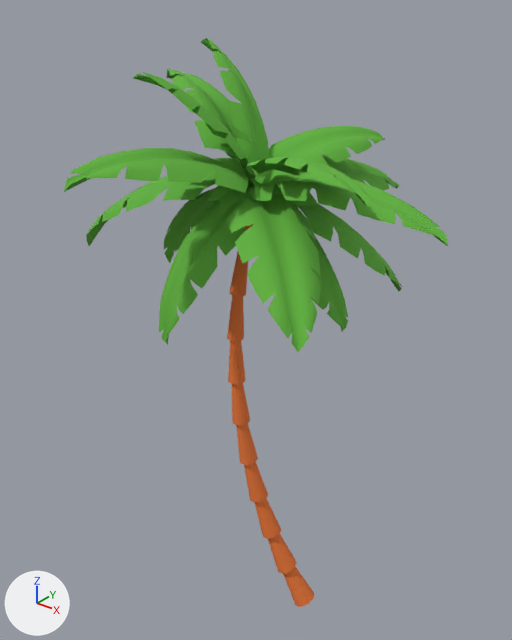
One commit to the FBX model Assets/IslandScene/Palm Tree/Fbx_PalmTree.FBX: the scene before it, then after it.
Rendered twice from a 50 mm lens placed at (4.23, -6.41, 8.16), pointed at (-0.87, -0.03, 4.21). The axes (+X, +Y, +Z) are drawn at lower left. The lights are the same throughout. Where no turn or scale is listed for an object, it has been applied to the vertices. Vertices at the same position are counted once.

Script lines for the objects in view, before the commit:
```python
me_mesh = bpy.data.meshes.new('Mesh')
me_mesh.from_pydata(...)  # 2601 vertices, 3904 faces; spans x -2.73..1.56, y -2.45..1.92, z -0.17..7.52
# faces by material slot: [736, 3168]
me_mesh.materials.append(mat_material_palmtree)  # orange #ea7735
me_mesh.materials.append(mat_material_palmleaf)  # green #60b23b
ob_palmtree004 = bpy.data.objects.new('PalmTree004', me_mesh)
ob_palmtree004.location = (0.0, 0.0, 0.0)
```
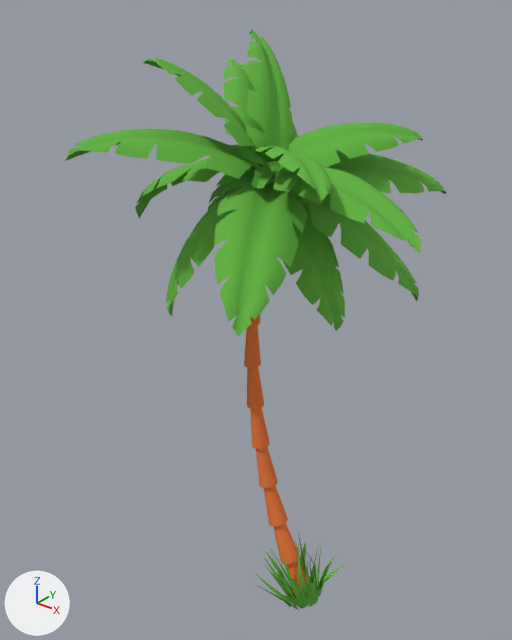
Changed parts and their boxes (x1, y1, x2, y2) in the pictures (512 x 640 px; the box of a moved part takes in the faces that stretch with it):
'PalmTree004', reshaped: before (64, 38, 448, 607); after (65, 30, 446, 610)
part 1 of me_mesh, moved or reshaped: before (227, 225, 314, 607); after (244, 314, 308, 598)
part 2 of me_mesh, moved or reshaped: before (220, 187, 321, 352); after (214, 172, 309, 337)
part 3 of me_mesh, moved or reshaped: before (247, 173, 448, 246); after (252, 167, 421, 253)
part 4 of me_mesh, moved or reshaped: before (279, 198, 402, 292); after (271, 182, 419, 301)
part 5 of me_mesh, moved or reshaped: before (259, 154, 399, 206); after (273, 149, 446, 198)
part 6 of me_mesh, moved or reshaped: before (166, 69, 258, 188); after (223, 59, 298, 173)
part 7 of me_mesh, moved or reshaped: before (86, 172, 249, 246); after (135, 158, 255, 218)
part 8 of me_mesh, moved or reshaped: before (64, 148, 261, 198); after (65, 128, 275, 186)
part 9 of me_mesh, moved or reshaped: before (252, 126, 385, 184); after (270, 122, 423, 173)
part 10 of me_mesh, moved or reshaped: before (133, 72, 256, 179); after (143, 58, 263, 167)
part 11 of me_mesh, moved or reshaped: before (201, 38, 270, 176); after (245, 30, 293, 166)
part 12 of me_mesh, moved or reshaped: before (247, 157, 370, 207); after (246, 146, 331, 201)
part 13 of me_mesh, moved or reshaped: before (253, 224, 348, 331); after (282, 202, 345, 331)
part 14 of me_mesh, moved or reshaped: before (159, 199, 246, 345); after (166, 186, 244, 316)
part 15 of me_mesh, rebuilt (not visible before): after (208, 184, 336, 268)
part 16 of me_mesh, deleted (green): before (164, 188, 216, 263)
part 17 of me_mesh, added (green): after (253, 532, 345, 610)

The change, as a diff of the scene's bpy script:
```diff
--- a/Assets/IslandScene/Palm Tree/Fbx_PalmTree.FBX.py
+++ b/Assets/IslandScene/Palm Tree/Fbx_PalmTree.FBX.py
@@ me_mesh @@
-me_mesh.from_pydata(...)  # 2601 vertices, 3904 faces; spans x -2.73..1.56, y -2.45..1.92, z -0.17..7.52
+me_mesh.from_pydata(...)  # 2772 vertices, 4004 faces; spans x -2.88..1.51, y -1.87..2.09, z -0.19..7.59
+# me_mesh part 1: the loose piece of 378 vertices spanning x -1.05..0.16, y -0.46..0.16, z -0.17..5.94 is multiplied about its middle by the matrix ((0.937, 0.349, 0.01), (-0.349, 0.937, 0.0), (-0.009, -0.003, 1.0)), then moved by (0.01, 0.16, 0.07)
+# me_mesh part 2: the loose piece of 139 vertices spanning x -0.77..0.92, y -1.64..-0.07, z 4.98..6.07 is turned -20.4 degrees about the z axis through its middle, then moved by (-0.25, 0.03, 0.07)
+# me_mesh part 3: the loose piece of 139 vertices spanning x -0.71..1.56, y -0.71..0.29, z 5.74..6.23 is turned -20.4 degrees about the z axis through its middle, then moved by (-0.04, -0.13, 0.07)
+# me_mesh part 4: the loose piece of 277 vertices spanning x -2.08..0.64, y -0.41..1.5, z 4.63..6.14 is turned -20.4 degrees about the z axis through its middle, then moved by (0.29, 0.22, 0.07)
+# me_mesh part 5: the loose piece of 139 vertices spanning x -1.0..0.13, y -0.3..1.92, z 5.64..6.23 is turned -20.4 degrees about the z axis through its middle, then moved by (0.37, 0.1, 0.07)
+# me_mesh part 6: the loose piece of 139 vertices spanning x -2.66..-0.63, y -0.62..0.54, z 5.95..7.11 is turned -20.4 degrees about the z axis through its middle, then moved by (0.15, 0.58, 0.08)
+# me_mesh part 7: the loose piece of 139 vertices spanning x -2.73..-0.66, y -1.21..0.06, z 5.08..6.11 is turned -20.4 degrees about the z axis through its middle, then moved by (-0.04, 0.63, 0.08)
+# me_mesh part 8: the loose piece of 139 vertices spanning x -1.37..-0.3, y -2.45..-0.21, z 5.95..6.61 is turned -20.4 degrees about the z axis through its middle, then moved by (-0.36, 0.37, 0.08)
+# me_mesh part 9: the loose piece of 139 vertices spanning x -0.91..0.07, y -0.3..1.42, z 6.07..6.56 is turned -20.4 degrees about the z axis through its middle, then moved by (0.28, 0.11, 0.08)
+# me_mesh part 10: the loose piece of 139 vertices spanning x -1.23..-0.46, y -1.52..-0.29, z 6.13..7.31 is turned -20.4 degrees about the z axis through its middle, then moved by (-0.21, 0.35, 0.07)
+# me_mesh part 11: the loose piece of 139 vertices spanning x -1.85..-0.55, y -0.58..0.31, z 6.15..7.52 is turned -20.4 degrees about the z axis through its middle, then moved by (0.08, 0.43, 0.07)
+# me_mesh part 12: the loose piece of 139 vertices spanning x -0.54..1.07, y -0.89..-0.14, z 6.2..6.54 is turned -20.4 degrees about the z axis through its middle, then moved by (-0.14, -0.06, 0.08)
+# me_mesh part 13: the loose piece of 139 vertices spanning x -0.7..0.47, y -0.63..0.22, z 4.45..5.96 is turned -20.4 degrees about the z axis through its middle, then moved by (-0.01, 0.05, 0.07)
+# me_mesh part 14: the loose piece of 139 vertices spanning x -1.31..-0.39, y -1.49..-0.25, z 4.36..5.99 is turned -20.4 degrees about the z axis through its middle, then moved by (-0.2, 0.35, 0.08)
+# me_mesh part 15: the loose piece of 139 vertices spanning x -1.08..-0.31, y -0.25..0.82, z 4.3..6.0 is rebuilt with 277 vertices and now spans x -2.17..-0.18, y -0.2..1.06, z 4.38..6.11
+# me_mesh part 16: the loose piece of 139 vertices spanning x -2.3..-0.7, y -0.61..0.22, z 4.66..6.03 is deleted
+# me_mesh part 17: 172 vertices added at x -0.73..0.5, y -0.63..0.7, z -0.19..0.95
 me_mesh.materials.append(mat_material_palmtree)
```
